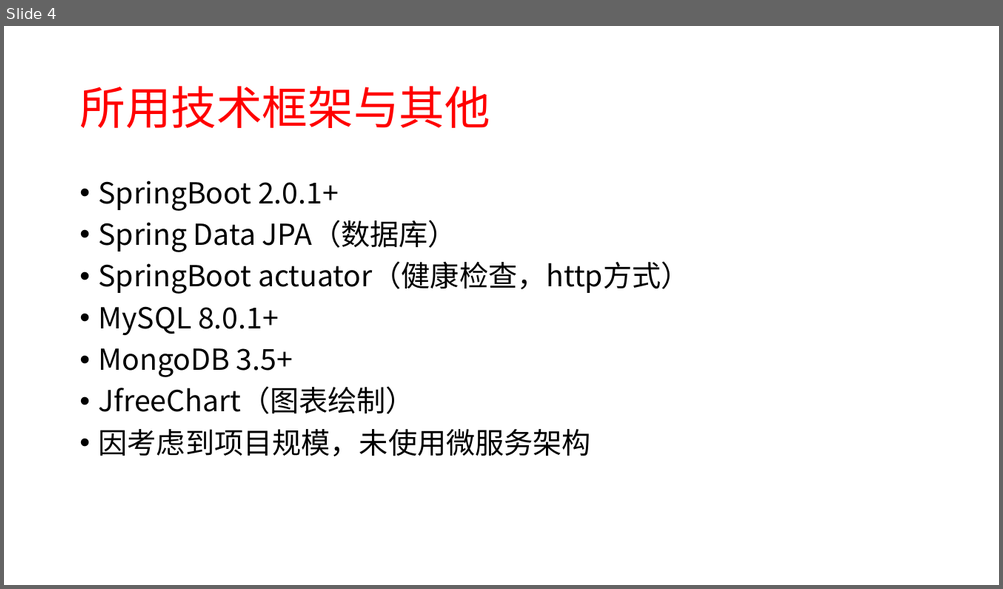
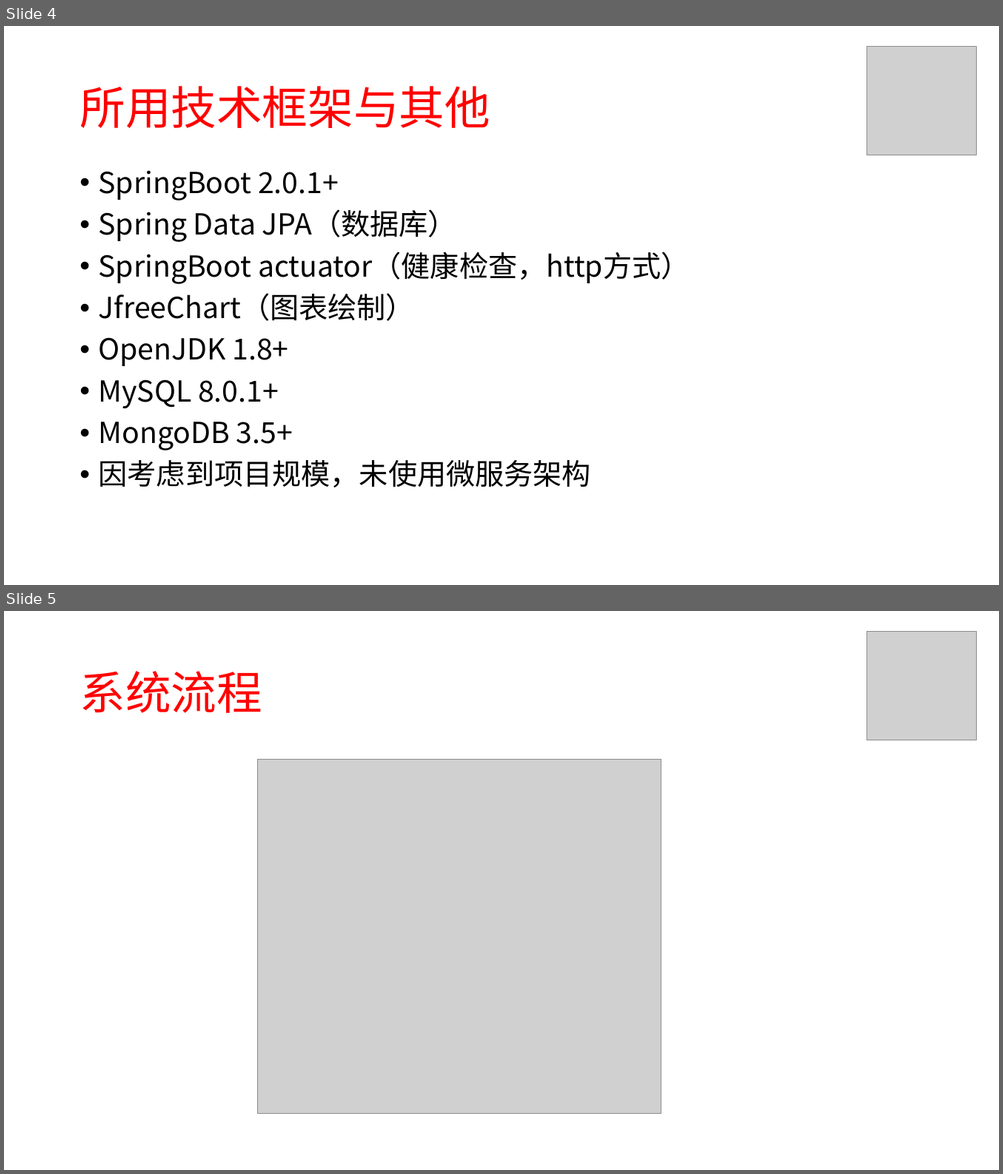
Before and after one commit to xuzj157/StockSyn, a slide deck: doc/股票分析预测系统.pptx. Shown one above the other, each under a label of ours: slide 4 before the commit, slides 4 and 5 after it. The pictures are 1003x589 and 1003x1174 pixels, drawn with LibreOffice and Linux fonts; fonts in the diff are those of the drawing; grey boxes stand for pictures. Boxes give left, top, right and bottom in pixels: in the first picture for what was removed or moved away, otherwise in the second. Text is boxed around its words. In the diff, an @@ line names an element or a change of style, - is before the commit and + after.

```diff
--- a/doc/股票分析预测系统.pptx
+++ b/doc/股票分析预测系统.pptx
@@ slide 5 added at bbox=[4, 611, 999, 1170], background #FFFFFF @@
@@ picture added at bbox=[867, 631, 977, 740] @@
@@ title added at bbox=[79, 671, 262, 713], 44 pt, text #FF0000 @@
+系统流程
@@ picture added at bbox=[258, 760, 661, 1115] @@
@@ slide 4 changed as well @@
@@ picture added at bbox=[867, 46, 977, 155] @@
@@ text "SpringBoot 2.0.1+": place and size @@
-text "SpringBoot 2.0.1+" at bbox=[99, 181, 690, 457]
+text "SpringBoot 2.0.1+" at bbox=[99, 170, 690, 488]
@@ text at bbox=[99, 293, 415, 366]: paragraphs added @@
+• JfreeChart（图表绘制）
+• OpenJDK 1.8+
@@ text at bbox=[99, 386, 415, 414]: paragraph removed @@
-• JfreeChart（图表绘制）
```
Also in this commit, not shown: 8 other slides changed, 8 other slides added, 1 other file.
